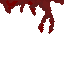
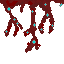
Layered file, before and after one edit (64 x 64). Changes by layer:
added layer "blue" above "art" over [6, 4, 62, 43]
painted on "art" over [4, 3, 63, 53]
